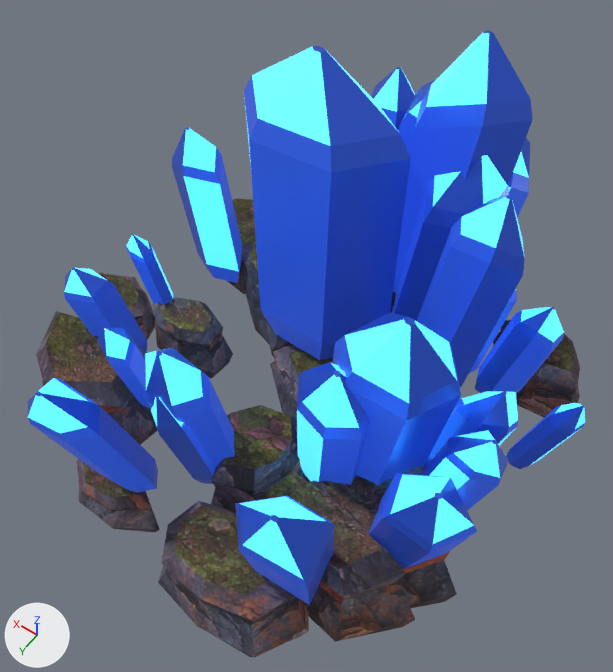
The glTF model FrontierCorp/art/designed/cobalt_iron.glb as it was, and as the next commit left it.
Both versions are drawn from a 50 mm camera at (-0.97, 1.44, 2.51) aimed at (-0.03, 0.12, 0.45). The axes (+X, +Y, +Z) are drawn at lower left. The lights are the same throughout. The first picture is the older version.

In view in the first picture: 'cobalt_iron'.
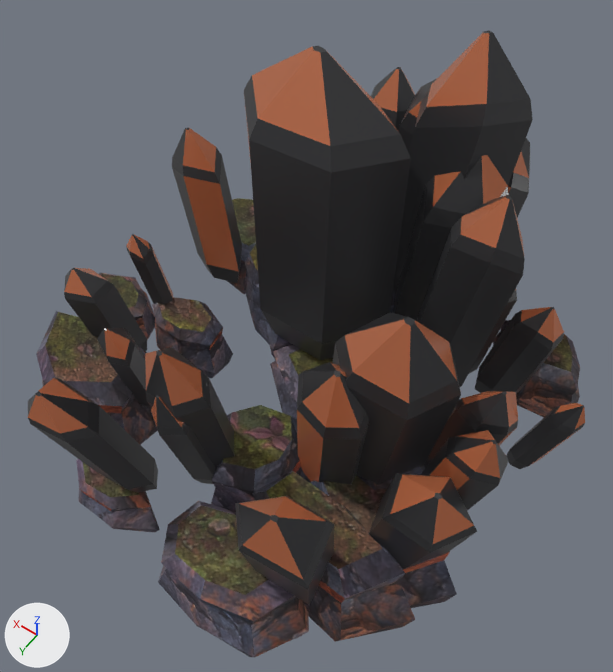
What changed in the scene script:
```text
Change mat_cobalt_iron_matrix:
    mat_cobalt_iron_matrix.base_color: (0.0194, 0.0723, 0.497) -> (0.0342, 0.0342, 0.037)  # blue #264cbb -> dark grey #343436
    mat_cobalt_iron_matrix.emission_color: (0.00485, 0.0181, 0.124) -> (0.00411, 0.00411, 0.00444)  # dark blue #0f2563 -> black #0d0d0e
Change mat_cobalt_iron_crystal_faces:
    mat_cobalt_iron_crystal_faces.base_color: (0.0194, 0.0723, 0.497) -> (0.0342, 0.0342, 0.037)  # blue #264cbb -> dark grey #343436
    mat_cobalt_iron_crystal_faces.emission_color: (0.0132, 0.0491, 0.338) -> (0.00411, 0.00411, 0.00444)  # blue #1e3f9d -> black #0d0d0e
Change mat_cobalt_iron_luminous_core:
    mat_cobalt_iron_luminous_core.base_color: (0.0782, 0.571, 1.0) -> (0.379, 0.114, 0.0494)  # blue #4fc7ff -> brown #a65f3f
    mat_cobalt_iron_luminous_core.emission_color: (0.0782, 0.571, 1.0) -> (0.0454, 0.0137, 0.00593)  # blue #4fc7ff -> brown #3c1f12
```

Where the change shows, as pixel boxes (x1, y1, x2, y2) in the pictures (613 x 672 px):
'cobalt_iron', recoloured (darker)
    both: (28, 30, 585, 608)
